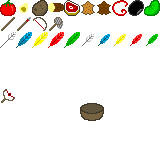
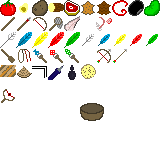
Two versions of the same layered image (160 x 160). Layer-by-layer changes:
painted on "items.png" over [0,16,127,80]
